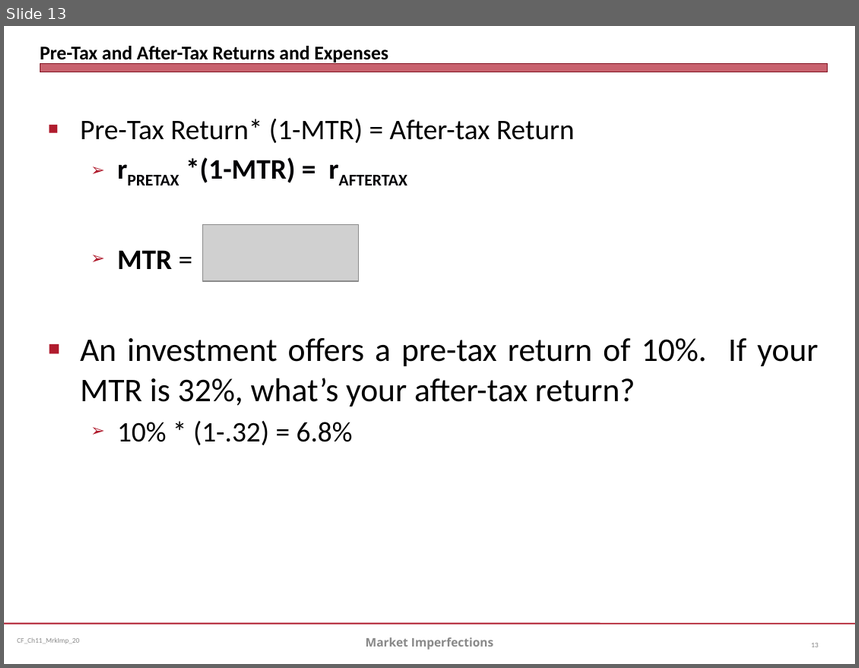
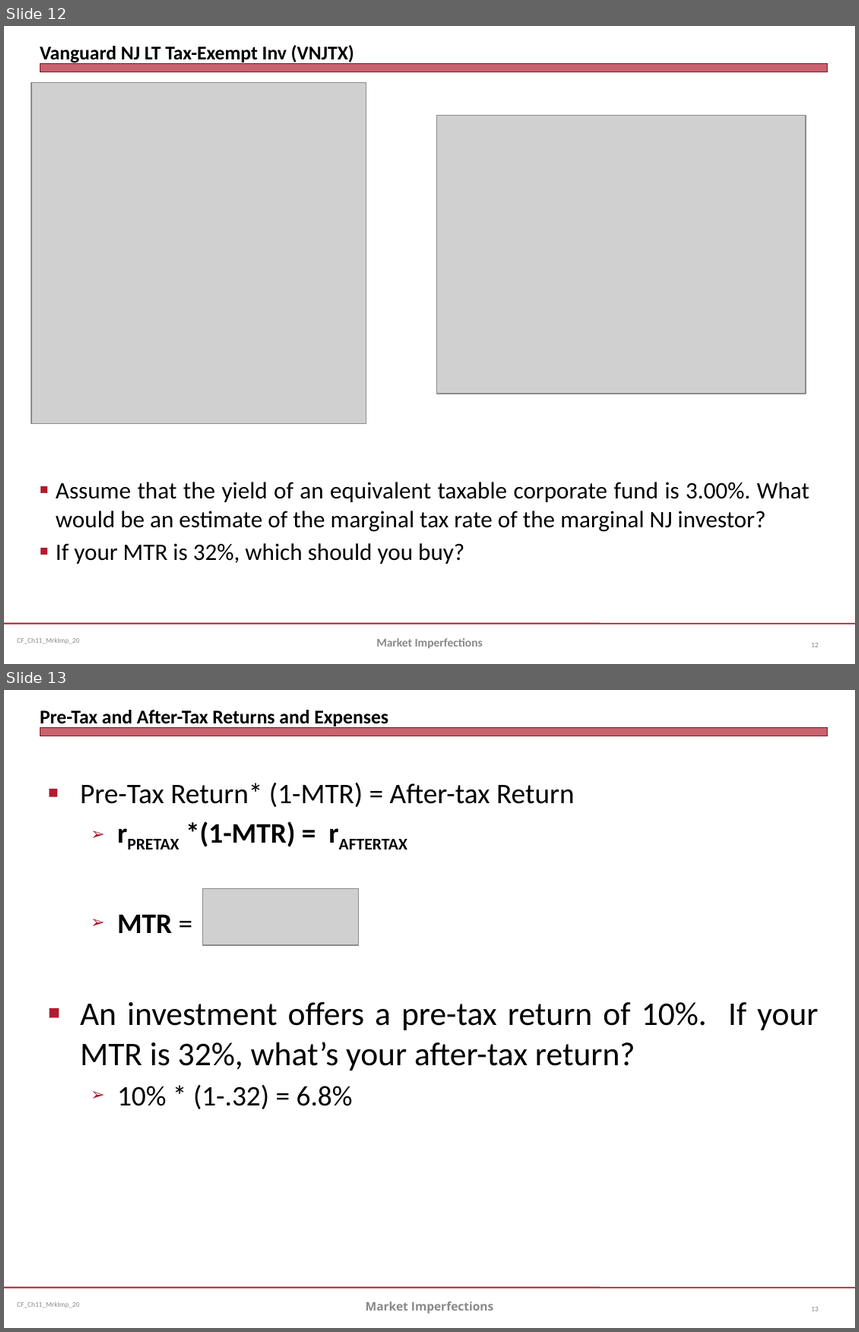
Before and after one commit to jmc877/Corporate-Finance, a slide deck: slides/CF_Ch11_MrkImp_20.pptx. Shown one above the other, each under a label of ours: slide 13 before the commit, slides 12 and 13 after it. The pictures are 859x668 and 859x1332 pixels, drawn with LibreOffice and Linux fonts; fonts in the diff are those of the drawing; grey boxes stand for pictures. Boxes give left, top, right and bottom in pixels: in the first picture for what was removed or moved away, otherwise in the second. Text is boxed around its words. In the diff, an @@ line names an element or a change of style, - is before the commit and + after.

```diff
--- a/slides/CF_Ch11_MrkImp_20.pptx
+++ b/slides/CF_Ch11_MrkImp_20.pptx
@@ slide 12 added at box(4, 26, 855, 664), background #FFFFFF; not listed: 3 template elements that a slide beside it also shows @@
@@ title added at box(40, 45, 354, 64), 16.5 pt, text #000000, bold @@
+Vanguard NJ LT Tax-Exempt Inv (VNJTX)
@@ picture added at box(31, 83, 366, 424) @@
@@ picture added at box(437, 116, 806, 394) @@
@@ text added at box(56, 482, 810, 564), 20 pt, text #000000 @@
+■ Assume that the yield of an equivalent taxable corporate fund is 3.00%. What would be an estimate of the marginal tax rate of the marginal NJ investor?
+■ If your MTR is 32%, which should you buy?
@@ text added at box(376, 639, 483, 649), 10 pt, text #898989, bold @@
+Market Imperfections
@@ page number added at box(811, 643, 818, 648), 6 pt, text #808080 @@
+12
```
Also in this commit, not shown: 9 slides changed, 1 slide removed, 4 other files.
